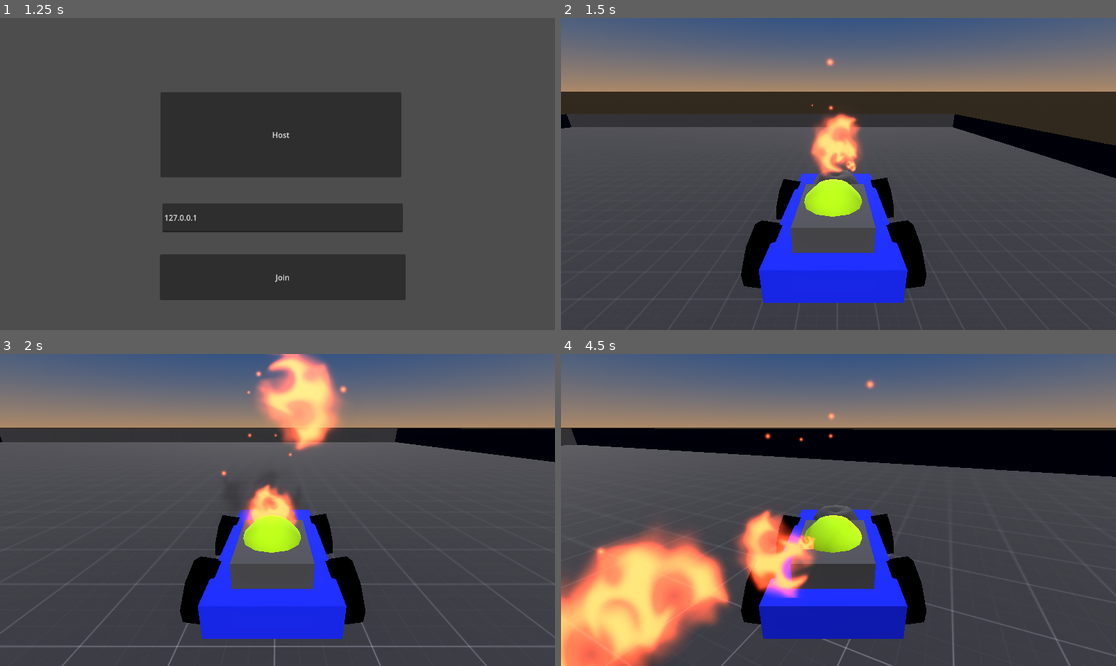
Above: before the commit, frames 1-4 (two rows, left to right).
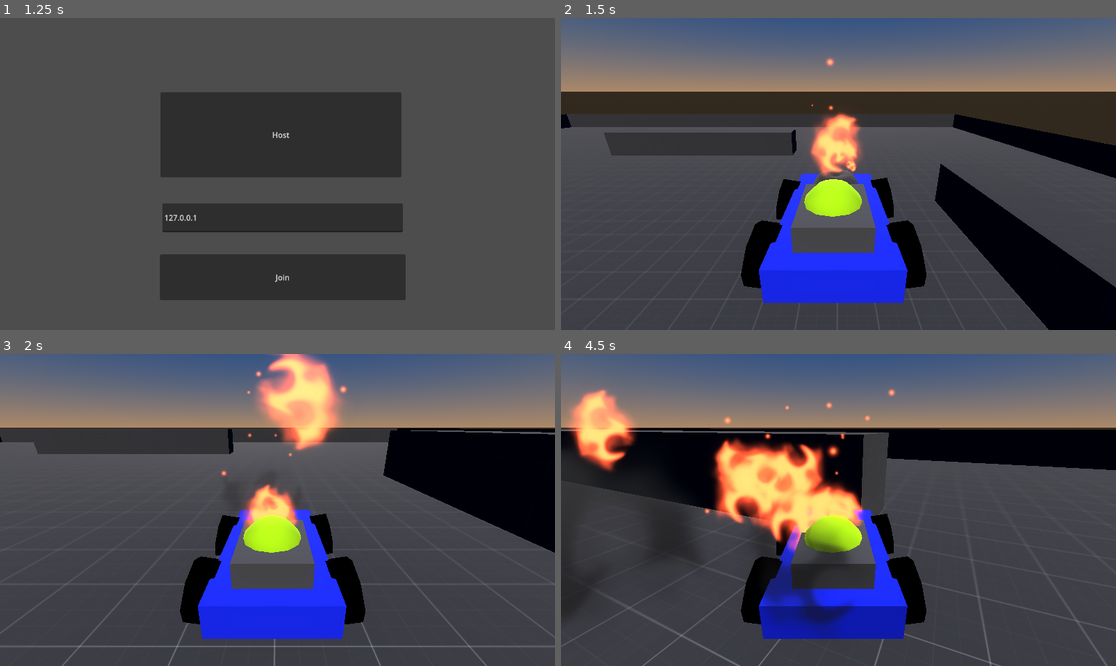
Above: after the commit, the same moments.

Repository: NoxLoveYa/Fire-Racer
Game: Godot game, scene res://Main.tscn
The game is run twice, just before and just after one commit, with the same random seed, the same clock (stepped at 60 frames per second) and the same inputs.
Inputs:
- Up to frame 1 (1.25 s): tap Enter at 0.5 s; hold D (Turn Right) from 0.53 s (still down)
- Up to frame 2 (1.5 s): release D (Turn Right) at 1.25 s; click "Host" at 1.25 s
- Up to frame 3 (2 s): no input
- Up to frame 4 (4.5 s): hold S (Brake) 2.03-2.78 s; hold D (Turn Right) 2.78-3.53 s; hold W (Accelerate) 3.53-4.28 s; hold A (Turn Left) from 4.28 s (still down)

Frame 1 is identical in both runs. In frame 2, 9.3% of the frame differs, in the area x 7-100%, y 35-100%; in frame 3, 7.7%; in frame 4, 32%, in the area x 0-100%, y 8-100%.

Commit message:
[ADD] map better and bonefire in the middle, but from the damned

Diff:
--- a/Map.tscn
+++ b/Map.tscn
@@ -1,7 +1,12 @@
-[gd_scene load_steps=5 format=3 uid="uid://nppokluwj2ab"]
+[gd_scene load_steps=25 format=3 uid="uid://nppokluwj2ab"]
 
 [ext_resource type="Texture2D" uid="uid://b8lt5u5rkhfqi" path="res://assets/prototype_textures/Dark/texture_01.png" id="1_pd378"]
 [ext_resource type="Texture2D" uid="uid://bmhjjkl7oin10" path="res://assets/prototype_textures/Dark/texture_02.png" id="2_1c6i4"]
+[ext_resource type="Shader" uid="uid://pp07s3k227e7" path="res://Fire.tres" id="3_881ht"]
+[ext_resource type="Texture2D" uid="uid://b3b3aff5failh" path="res://assets/Flame01.png" id="4_pm7yy"]
+[ext_resource type="Texture2D" uid="uid://b1jlgvj34jwb3" path="res://assets/Flame02.png" id="5_wc8y3"]
+[ext_resource type="Shader" uid="uid://cuhpol33lrrm6" path="res://SimpleParticles.tres" id="6_yhfg0"]
+[ext_resource type="Texture2D" uid="uid://b2mekxld5dyry" path="res://assets/Flare00.PNG" id="7_eadom"]
 
 [sub_resource type="StandardMaterial3D" id="StandardMaterial3D_ftau0"]
 albedo_texture = ExtResource("1_pd378")
@@ -13,6 +18,96 @@
 uv1_triplanar = true
 uv1_world_triplanar = true
 
+[sub_resource type="StandardMaterial3D" id="StandardMaterial3D_gnh0s"]
+albedo_color = Color(0.415686, 0.247059, 0.0823529, 1)
+
+[sub_resource type="ShaderMaterial" id="ShaderMaterial_8rsrx"]
+render_priority = 0
+shader = ExtResource("3_881ht")
+shader_parameter/DissolveTiling = Vector2(0.25, 0.2)
+shader_parameter/DissolveSpeed = Vector2(0, 0.4)
+shader_parameter/DissolveAmount = 0.5
+shader_parameter/MainTexture = ExtResource("4_pm7yy")
+
+[sub_resource type="ParticleProcessMaterial" id="ParticleProcessMaterial_qx7of"]
+gravity = Vector3(0, 0, 0)
+scale_min = 2.0
+scale_max = 2.0
+color = Color(0, 1.25098, 0.6, 0.8)
+
+[sub_resource type="QuadMesh" id="QuadMesh_na83w"]
+
+[sub_resource type="ShaderMaterial" id="ShaderMaterial_plpja"]
+render_priority = 0
+shader = ExtResource("3_881ht")
+shader_parameter/DissolveTiling = Vector2(1, 1)
+shader_parameter/DissolveSpeed = Vector2(0, 0)
+shader_parameter/DissolveAmount = 0.0
+shader_parameter/MainTexture = ExtResource("5_wc8y3")
+
+[sub_resource type="Curve" id="Curve_loq4f"]
+_data = [Vector2(0, 0), 0.0, 0.0, 0, 0, Vector2(0.080292, 0.484281), 6.15269, 6.15269, 0, 0, Vector2(0.20438, 1), 0.0, 0.0, 0, 0, Vector2(0.729927, 0.338323), -1.51083, -1.51083, 0, 0, Vector2(1, 0), 0.0, 0.0, 0, 0]
+point_count = 5
+
+[sub_resource type="CurveTexture" id="CurveTexture_kkkwy"]
+curve = SubResource("Curve_loq4f")
+
+[sub_resource type="ParticleProcessMaterial" id="ParticleProcessMaterial_yd1g2"]
+emission_shape = 1
+emission_sphere_radius = 0.25
+angle_min = -360.0
+angle_max = 360.0
+gravity = Vector3(0, 5, 0)
+damping_min = 0.5
+damping_max = 1.0
+scale_min = 1.5
+scale_max = 3.0
+scale_curve = SubResource("CurveTexture_kkkwy")
+color = Color(0, 1.2549, 0.623529, 1)
+
+[sub_resource type="QuadMesh" id="QuadMesh_vdy3e"]
+
+[sub_resource type="Gradient" id="Gradient_qe1ki"]
+offsets = PackedFloat32Array(0, 0.260163, 0.5, 1)
+colors = PackedColorArray(1, 1, 1, 0, 1, 1, 1, 1, 1, 1, 1, 0.62069, 1, 1, 1, 0)
+
+[sub_resource type="GradientTexture1D" id="GradientTexture1D_pw04w"]
+gradient = SubResource("Gradient_qe1ki")
+
+[sub_resource type="ParticleProcessMaterial" id="ParticleProcessMaterial_tbjcy"]
+emission_shape = 1
+emission_sphere_radius = 0.35
+angle_min = -360.0
+angle_max = 360.0
+gravity = Vector3(0, 5, 0)
+damping_min = 0.5
+damping_max = 1.0
+scale_min = 3.0
+scale_max = 5.0
+scale_curve = SubResource("CurveTexture_kkkwy")
+color = Color(0, 0, 0, 1)
+color_ramp = SubResource("GradientTexture1D_pw04w")
+
+[sub_resource type="ShaderMaterial" id="ShaderMaterial_w6ea0"]
+render_priority = 0
+shader = ExtResource("6_yhfg0")
+shader_parameter/MainTexture = ExtResource("7_eadom")
+
+[sub_resource type="ParticleProcessMaterial" id="ParticleProcessMaterial_bwvgf"]
+emission_shape = 1
+emission_sphere_radius = 1.0
+gravity = Vector3(0, 4, 0)
+scale_min = 0.1
+scale_max = 0.25
+color = Color(0, 1.2549, 0.623529, 1)
+turbulence_enabled = true
+turbulence_noise_strength = 2.0
+turbulence_noise_scale = 5.0
+turbulence_influence_min = 0.05
+turbulence_influence_max = 0.3
+
+[sub_resource type="QuadMesh" id="QuadMesh_p56fc"]
+
 [node name="SceneRoot" type="Node3D"]
 
 [node name="Map" type="CSGCombiner3D" parent="."]
@@ -42,3 +137,66 @@
 transform = Transform3D(1, 0, 0, 0, 1, 0, 0, 0, 1, 0, 0.25, 8.5)
 size = Vector3(15, 0.5, 0.001)
 material = SubResource("StandardMaterial3D_6cowp")
+
+[node name="Wall5" type="CSGBox3D" parent="Map/Ground"]
+transform = Transform3D(1, 0, 0, 0, 1, 0, 0, 0, 1, 0, 0.25, 4.5)
+size = Vector3(4, 0.5, 0.5)
+material = SubResource("StandardMaterial3D_6cowp")
+
+[node name="Wall6" type="CSGBox3D" parent="Map/Ground"]
+transform = Transform3D(1, 0, 0, 0, 1, 0, 0, 0, 1, 0, 0.25, -4.5)
+size = Vector3(4, 0.5, 0.5)
+material = SubResource("StandardMaterial3D_6cowp")
+
+[node name="Wall7" type="CSGBox3D" parent="Map/Ground"]
+transform = Transform3D(-4.37114e-08, 0, 1, 0, 1, 0, -1, 0, -4.37114e-08, 4.5, 0.25, 0)
+size = Vector3(4, 0.5, 0.5)
+material = SubResource("StandardMaterial3D_6cowp")
+
+[node name="Wall8" type="CSGBox3D" parent="Map/Ground"]
+transform = Transform3D(-4.37114e-08, 0, 1, 0, 1, 0, -1, 0, -4.37114e-08, -4.5, 0.25, 0)
+size = Vector3(4, 0.5, 0.5)
+material = SubResource("StandardMaterial3D_6cowp")
+
+[node name="CSGCylinder3D" type="CSGCylinder3D" parent="Map/Ground"]
+transform = Transform3D(1, 0, 0, 0, 1, 0, 0, 0, 1, 0, 0.131911, 0)
+radius = 0.944596
+height = 0.2957
+material = SubResource("StandardMaterial3D_gnh0s")
+
+[node name="Fire" type="Node3D" parent="Map/Ground"]
+transform = Transform3D(1, 0, 0, 0, 1, 0, 0, 0, 1, 0, 1.60831, 0)
+
+[node name="StaticFlame" type="GPUParticles3D" parent="Map/Ground/Fire"]
+transform = Transform3D(1, 0, 0, 0, 1, 0, 0, 0, 1, 0, -0.962238, 0)
+material_override = SubResource("ShaderMaterial_8rsrx")
+amount = 1
+lifetime = 5.0
+process_material = SubResource("ParticleProcessMaterial_qx7of")
+draw_pass_1 = SubResource("QuadMesh_na83w")
+
+[node name="Flames" type="GPUParticles3D" parent="Map/Ground/Fire"]
+transform = Transform3D(1, 0, 0, 0, 1, 0, 0, 0, 1, 0, -1.12386, 0)
+material_override = SubResource("ShaderMaterial_plpja")
+amount = 25
+lifetime = 1.2
+process_material = SubResource("ParticleProcessMaterial_yd1g2")
+draw_pass_1 = SubResource("QuadMesh_vdy3e")
+
+[node name="Smoke" type="GPUParticles3D" parent="Map/Ground/Fire"]
+transform = Transform3D(1, 0, 0, 0, 1, 0, 0, 0, 1, 0, -1.40967, 0)
+sorting_offset = -1.0
+material_override = SubResource("ShaderMaterial_plpja")
+amount = 25
+lifetime = 2.5
+process_material = SubResource("ParticleProcessMaterial_tbjcy")
+draw_pass_1 = SubResource("QuadMesh_vdy3e")
+
+[node name="ParticulesFloating" type="GPUParticles3D" parent="Map/Ground/Fire"]
+transform = Transform3D(1, 0, 0, 0, 1, 0, 0, 0, 1, 0, -0.544316, 0)
+sorting_offset = 1.0
+material_override = SubResource("ShaderMaterial_w6ea0")
+amount = 50
+lifetime = 2.0
+process_material = SubResource("ParticleProcessMaterial_bwvgf")
+draw_pass_1 = SubResource("QuadMesh_p56fc")
Not shown: 4 places in Fire.tscn that only renumber resources
